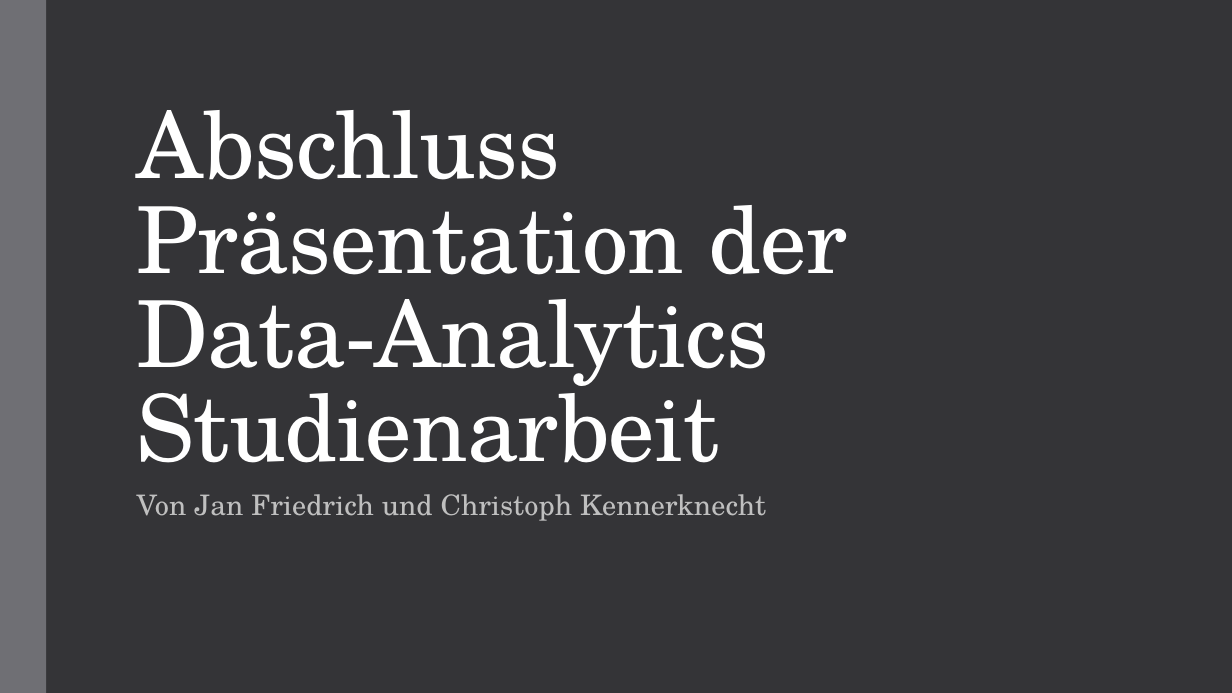
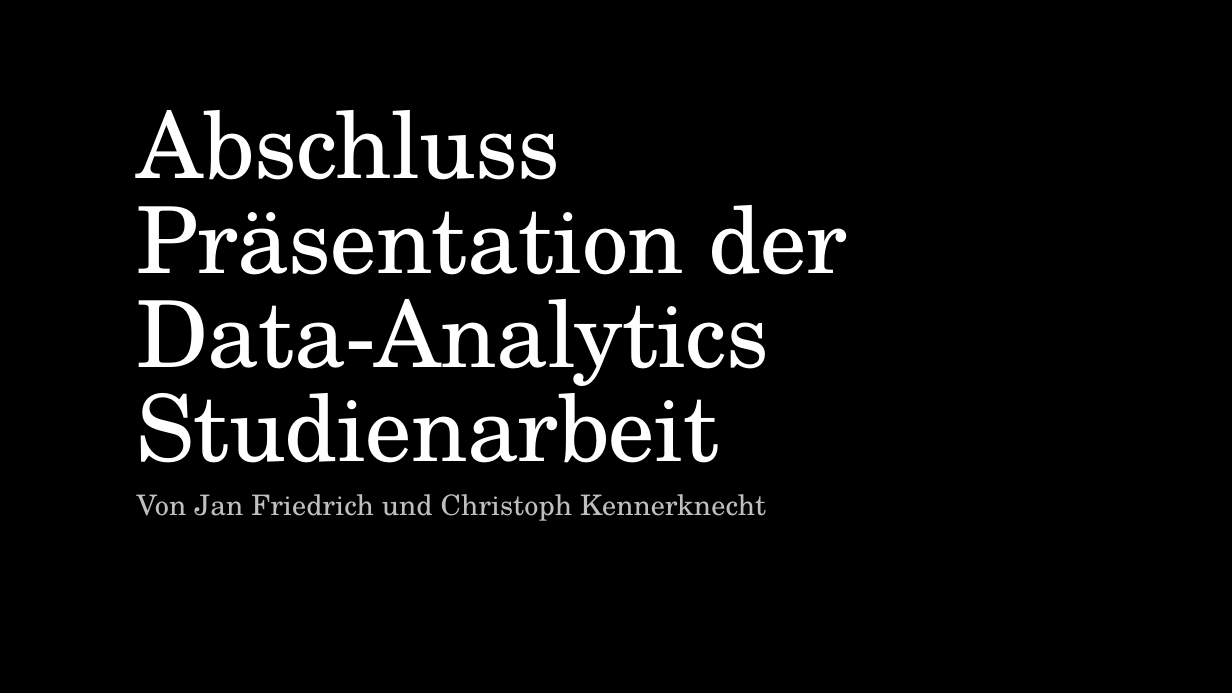
Before and after one commit to JFriedrich29/Studienarbeit-Data-Analytics, a slide deck: slide 1 of Abgabe/Abschlusspräsentation.pptx. Drawn at 1232x693 pixels with LibreOffice and Linux fonts; fonts in the diff are those of the drawing. Boxes give left, top, right and bottom in pixels: in the first picture for what was removed or moved away, otherwise in the second. Text is boxed around its words. In the diff, an @@ line names an element or a change of style, - is before the commit and + after.

```diff
--- a/Abgabe/Abschlusspräsentation.pptx
+++ b/Abgabe/Abschlusspräsentation.pptx
@@ background #353537 to #000000 @@
@@ rectangle removed at <box>0,0,46,693</box> @@
```
Also in this commit, not shown: 22 other slides changed, 5 slides added.
